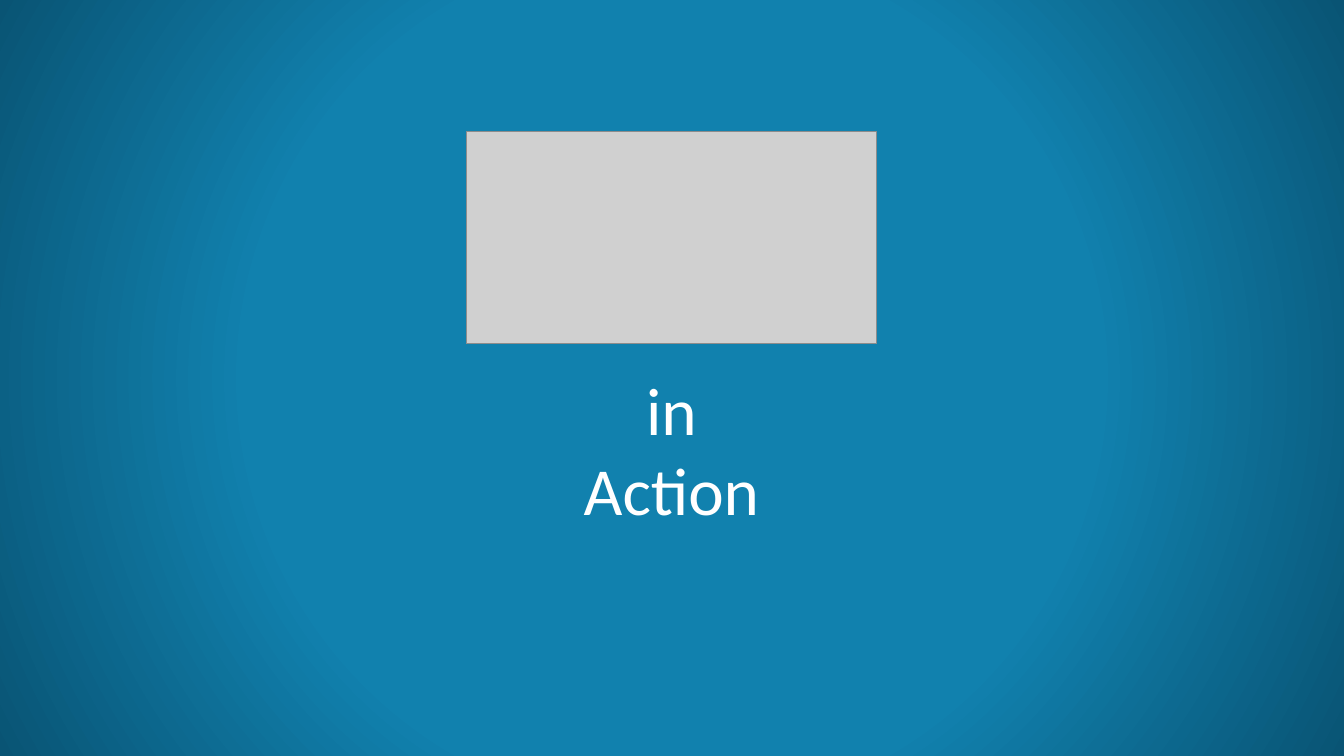
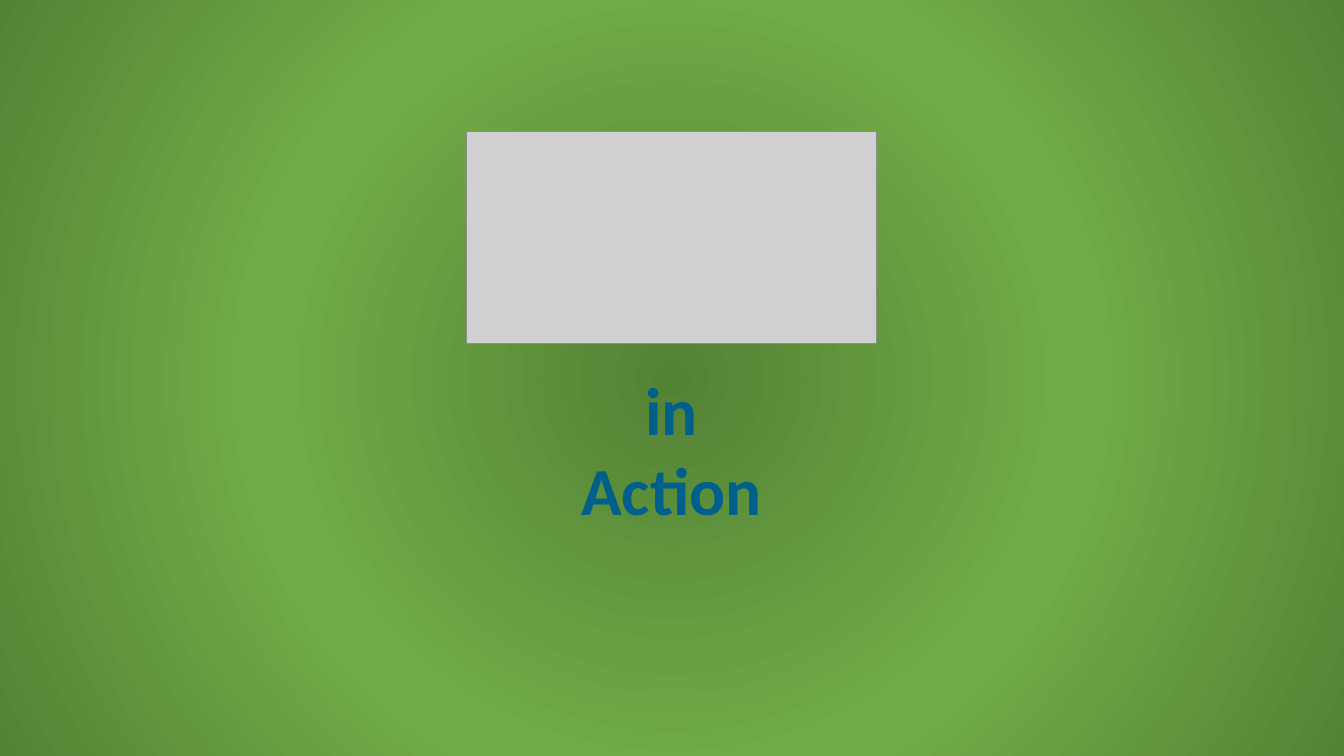
Before and after one commit to jonasalberttan/mysql-in-action, a slide deck: slide 1 of mysql-in-action-presentation.pptx. Drawn at 1344x756 pixels with LibreOffice and Linux fonts; fonts in the diff are those of the drawing; grey boxes stand for pictures. Boxes give left, top, right and bottom in pixels: in the first picture for what was removed or moved away, otherwise in the second. Text is boxed around its words. In the diff, an @@ line names an element or a change of style, - is before the commit and + after.

```diff
--- a/mysql-in-action-presentation.pptx
+++ b/mysql-in-action-presentation.pptx
@@ background gradient #1181AE to #095474 to gradient #548235 to #70AD47 @@
@@ text "in" at box(581, 388, 761, 516): text colour #FFFFFF to #005F8B, bold on @@
```
Also in this commit, not shown: 1 slide added, 1 slide removed.
